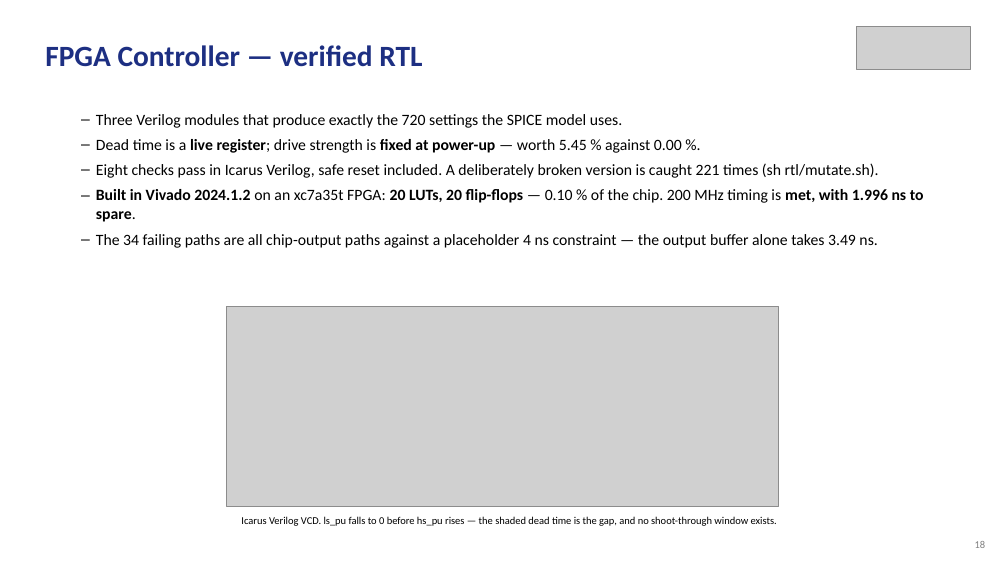
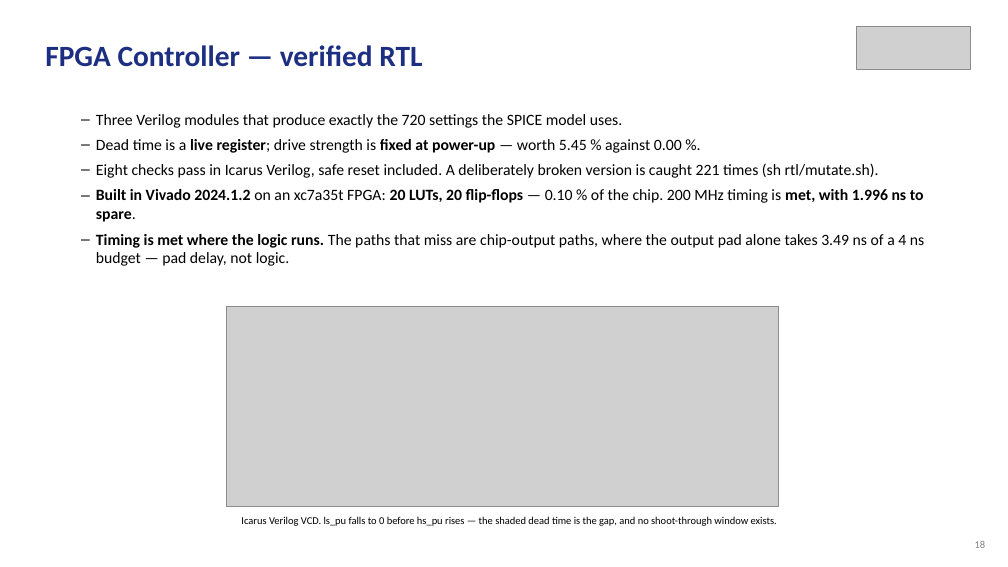
Before and after one commit to Amritha902/gan-driver, a slide deck: slide 18 of review/Review1_GaN_Segmented_Gate_Driver.pptx. Drawn at 1008x567 pixels with LibreOffice and Linux fonts; fonts in the diff are those of the drawing; grey boxes stand for pictures. Boxes give left, top, right and bottom in pixels: in the first picture for what was removed or moved away, otherwise in the second. Text is boxed around its words. In the diff, an @@ line names an element or a change of style, - is before the commit and + after.

```diff
--- a/review/Review1_GaN_Segmented_Gate_Driver.pptx
+++ b/review/Review1_GaN_Segmented_Gate_Driver.pptx
@@ text at <box>96,234,924,266</box>: text changed @@
-– The 34 failing paths are all chip-output paths against a placeholder 4 ns constraint — the output buffer alone takes 3.49 ns.
+– Timing is met where the logic runs. The paths that miss are chip-output paths, where the output pad alone takes 3.49 ns of a 4 ns budget — pad delay, not logic.
```
Also in this commit, not shown: 4 other slides changed, 6 other files.
